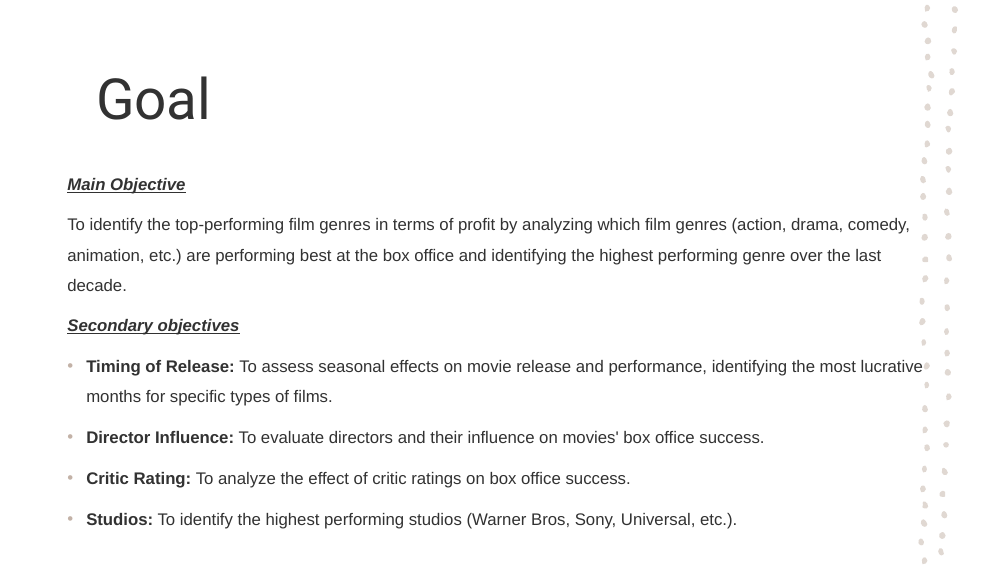
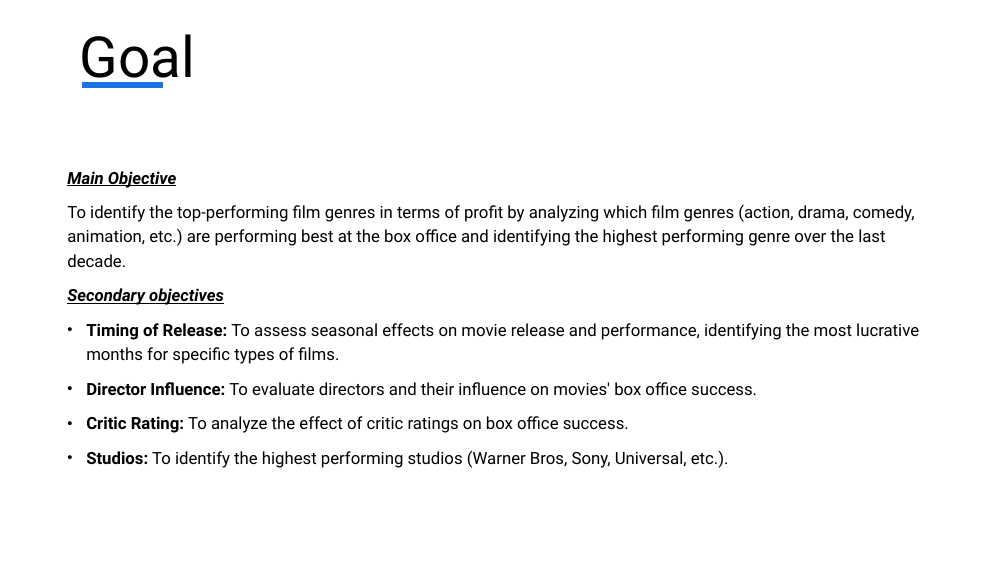
Before and after one commit to Rodgerdev/movies_data_project, a slide deck: slide 4 of Power point presentation/Box_Office_Trend_Analysis.pptx. Drawn at 1008x567 pixels with LibreOffice and Linux fonts; fonts in the diff are those of the drawing. Boxes give left, top, right and bottom in pixels: in the first picture for what was removed or moved away, otherwise in the second. Text is boxed around its words. In the diff, an @@ line names an element or a change of style, - is before the commit and + after.

```diff
--- a/Power point presentation/Box_Office_Trend_Analysis.pptx
+++ b/Power point presentation/Box_Office_Trend_Analysis.pptx
@@ title "Goal": place and size @@
-title "Goal" at bbox=[96, 76, 211, 120]
+title "Goal" at bbox=[80, 34, 195, 88]
@@ title "Goal" at bbox=[80, 34, 195, 88]: text colour #323232 to #000000; vertical alignment middle to top @@
@@ line added from (82, 85) to (163, 85), #1973EB 6 pt @@
@@ text "Main Objective" at bbox=[67, 171, 919, 468]: font Arial to Roboto, text colour #323232 to #000000; line spacing 1.5 to 1.2 @@
@@ group removed at bbox=[918, 2, 959, 565]: 57 freeform shapes @@
```
Also in this commit, not shown: 20 other slides changed, 2 other files.
